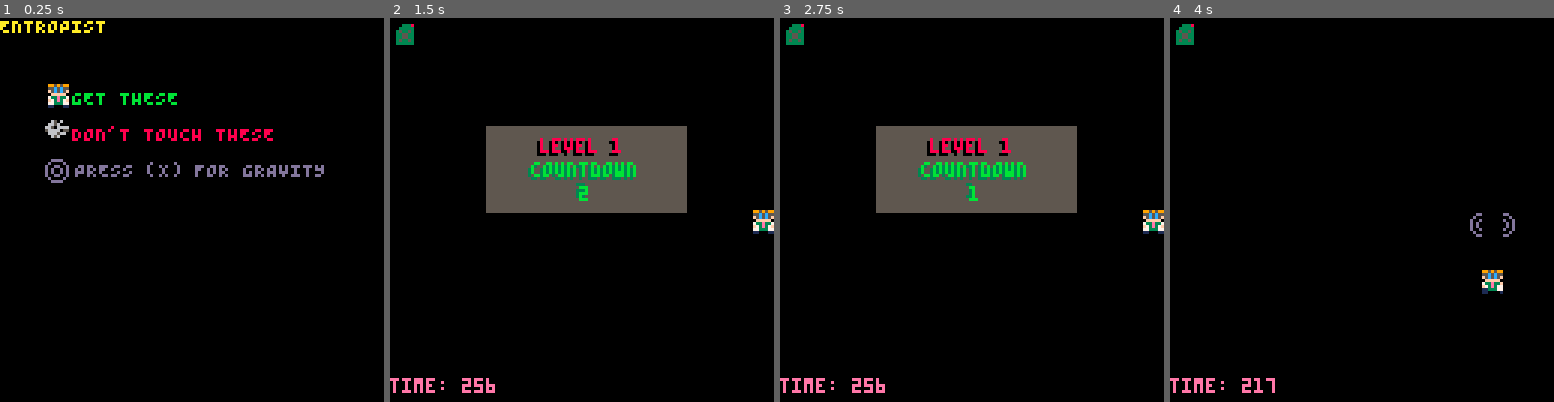
Above: before the commit, frames 1-4 (left to right).
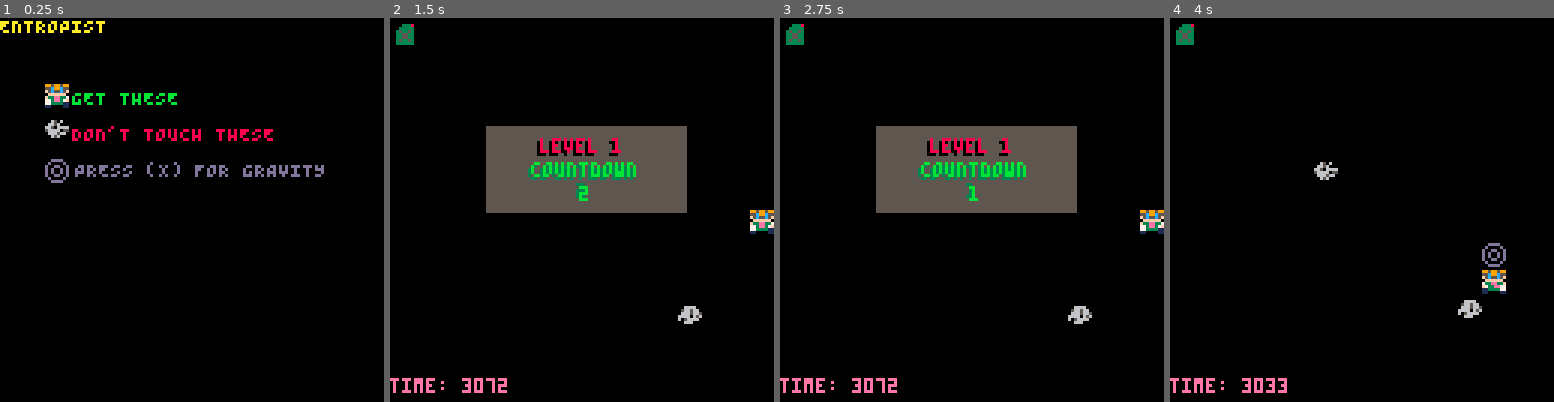
Above: after the commit, the same moments.

Repository: kitasuna/pico8-ttuor
Game: PICO-8 cartridge main.p8
Same seed, same stepped clock (60 frames per second), same inputs: the game is played once before the commit and once after it.
Inputs:
- Up to frame 1 (0.25 s): no input
- Up to frame 2 (1.5 s): tap X (X key) at 0.33, 1.07 s; tap O (Z key) at 0.7 s
- Up to frame 3 (2.75 s): hold Right 1.6-2.1 s; tap O (Z key) at 1.7, 2.1, 2.5 s; tap X (X key) at 1.85 s; hold Up 2.15-2.42 s; hold Right from 2.47 s (still down)
- Up to frame 4 (4 s): tap O (Z key) at 2.9, 3.3, 3.7 s; tap X (X key) at 2.97 s; release Right at 3.03 s; hold Left 3.08-3.58 s; hold Down 3.63-3.97 s

The runs differ from the first frame. In frame 1, 0.2% of the frame differs, in the area x 11-18%, y 17-24%; in frame 2, 0.5%; in frame 3, 0.5%; in frame 4, 1.0%, in the area x 18-90%, y 37-98%.

Commit message:
Update player sprite Gravity appears in front of player Gravity stops obstacles

Diff:
--- a/grav.lua
+++ b/grav.lua
@@ -14,15 +14,26 @@
     end
 
     if (payload.input_mask & (1 << 1)) > 0 then
-      if tmp.active == true or tmp.cooldown == true then
+      if tmp.cooldown == true then
         return
       end
 
       tmp.active = true
-      tmp.pos_x = payload.pos_x
-      tmp.pos_y = payload.pos_y
-      add(tmp.sprites, new_sprite(16, payload.pos_x - 4, payload.pos_y, 4, 8, false, false))
-      add(tmp.sprites, new_sprite(16, payload.pos_x + 3, payload.pos_y, 4, 8, true, false))
+      if payload.facing == 0 then
+        tmp.pos_x = payload.pos_x
+        tmp.pos_y = payload.pos_y - 10
+      elseif payload.facing == 2 then
+        tmp.pos_x = payload.pos_x
+        tmp.pos_y = payload.pos_y + 10
+      elseif payload.facing == 1 then
+        tmp.pos_x = payload.pos_x + 10
+        tmp.pos_y = payload.pos_y
+      else
+        tmp.pos_x = payload.pos_x - 10
+        tmp.pos_y = payload.pos_y
+      end
+
+      add(tmp.sprites, new_sprite(16, tmp.pos_x, tmp.pos_y, 4, 8, false, false))
       -- Display sprite for 30 frames
       add(timers, {
         ttl = 30,
--- a/level.lua
+++ b/level.lua
@@ -2,7 +2,7 @@
   return {
     {
       label="01",
-      time=1<<8,
+      time=12<<8,
       fuels = {
         {pos_x = 1, pos_y = 1},
       },
@@ -10,7 +10,10 @@
         pos_x = 120,
         pos_y = 64,
       },
-      obstacles = {}
+      obstacles = {
+        {pos_x= 48, pos_y = 48},
+        {pos_x= 96, pos_y = 96},
+      }
     },
     {
       label="02",
--- a/main.p8
+++ b/main.p8
@@ -94,7 +94,7 @@
       input_mask = input_mask | (1 << 1)
     end
 
-    qm.ae("BUTTON", { pos_x = player.pos_x, pos_y = player.pos_y, input_mask = input_mask })
+    qm.ae("BUTTON", { pos_x = player.pos_x, pos_y = player.pos_y, input_mask = input_mask,  facing = player.facing })
 
     -- Move stuff around
     player.move(obs_man)
@@ -304,22 +304,22 @@
 end
 
 __gfx__
-0000000000222000000000000995959909959599099595990099999500999995009999950999a9990999a9990999a99900000000000000000000000000000000
-000000000288820002000555055c5c55055c5c55055c5c550055555c0055555c0055555c0599a99505999a95059a999500000000000000000000000000000000
-0070070000222000282052200f5c5c5f0f5c5c5f0f5c5c5f009fff5c009fff5c009fff5c0f99999f0f99999f0f99999f00000000000000000000000000000000
-00077000000200002822222000fffff000fffff000fffff0000777ff000777ff000777ff00fffff000fffff000fffff000000000000000000000000000000000
-0007700000225000282022200733e3370f33e3370733e33f00776733007767330077673307777777067777770777777600000000000000000000000000000000
-0070070002222500020002220f73e37f0773e37f0f73e3770077f773007f777300777f7306777776077777770777777700000000000000000000000000000000
-00000000022225000000000007733377077333110113337700177777007777170017777707777777077777760677777700000000000000000000000000000000
-00000000020005000000000001100011010000110110000100110011010000110100001101100011011000010100001100000000000000000000000000000000
-00dd000000dddd000000000000000000000000000000000000000000000000000000000000000000000000000000000000000000000000000000000000000000
-0d0000000d0000d00003338000000000000000000000000000000000000000000000000000000000000000000000000000000000000000000000000000000000
-d00d0000d00dd00d0033333000000000000000000000000000000000000000000000000000000000000000000000000000000000000000000000000000000000
-d0d00000d0d00d0d0353353000000000000000000000000000000000000000000000000000000000000000000000000000000000000000000000000000000000
-d0d00000000000000335533000000000000000000000000000000000000000000000000000000000000000000000000000000000000000000000000000000000
-d00d0000000000000335533000000000000000000000000000000000000000000000000000000000000000000000000000000000000000000000000000000000
-0d000000000000000353353000000000000000000000000000000000000000000000000000000000000000000000000000000000000000000000000000000000
-00dd0000000000000333333000000000000000000000000000000000000000000000000000000000000000000000000000000000000000000000000000000000
+00000000002220000000000099599599995995999959959909999559099995590999955999999999999999999999999900000000000000000000000000000000
+00000000028882000200055555c99c5555c99c5555c99c5555555cc955555cc955555cc959999995599999955999999500000000000000000000000000000000
+007007000022200028205220f5c55c5ff5c55c5ff5c55c5f9fff5cc09fff5cc09fff5cc0f999999ff999999ff999999f00000000000000000000000000000000
+0007700000020000282222200ffffff00ffffff00ffffff00777fff00777fff00777fff00ffffff00ffffff00ffffff000000000000000000000000000000000
+000770000022500028202220f33ee337f33ee337733ee33f77673e3077673e30776733e077766777677677777777677600000000000000000000000000000000
+007007000222250002000222773ee37f77ee337ff733ee7777f773e07f7773e0777f7e3067766776777767766776777700000000000000000000000000000000
+00000000022225000000000077333311773333111133337717777730777777111177773077766777111776777767711100000000000000000000000000000000
+00000000020005000000000011000011110000111100001111001111111011111110111111100111111001111110011100000000000000000000000000000000
+00dddd0000dddd000000000000000000000000000000000000000000000000000000000000000000000000000000000000000000000000000000000000000000
+0d0000d00d0000d00003338000000000000000000000000000000000000000000000000000000000000000000000000000000000000000000000000000000000
+d00dd00dd00dd00d0033333000000000000000000000000000000000000000000000000000000000000000000000000000000000000000000000000000000000
+d0d00d0dd0d00d0d0353353000000000000000000000000000000000000000000000000000000000000000000000000000000000000000000000000000000000
+d0d00d0dd0d00d0d0335533000000000000000000000000000000000000000000000000000000000000000000000000000000000000000000000000000000000
+d00dd00dd00dd00d0335533000000000000000000000000000000000000000000000000000000000000000000000000000000000000000000000000000000000
+0d0000d00d0000d00353353000000000000000000000000000000000000000000000000000000000000000000000000000000000000000000000000000000000
+00dddd0000dddd000333333000000000000000000000000000000000000000000000000000000000000000000000000000000000000000000000000000000000
 00650600006666000000000000000000000000000000000000000000000000000000000000000000000000000000000000000000000000000000000000000000
 06656000056656600000000000000000000000000000000000000000000000000000000000000000000000000000000000000000000000000000000000000000
 66506666066656650000000000000000000000000000000000000000000000000000000000000000000000000000000000000000000000000000000000000000
--- a/obstacle.lua
+++ b/obstacle.lua
@@ -46,7 +46,10 @@
       local dist_y_component = -(dist_y / gdistance)
       local G = 2.0
       local mass = 3.0
-      if gdistance < 48 then
+      if gdistance < 2 then
+        obs.vel_x = 0
+        obs.vel_y = 0
+      elseif gdistance < 48 then
         obs.vel_x += dist_x_component * (G*mass) / (gdistance * gdistance)
         if obs.vel_x > MAX_VEL then obs.vel_x = MAX_VEL end
         if obs.vel_x < -MAX_VEL then obs.vel_x = -MAX_VEL end
--- a/player.lua
+++ b/player.lua
@@ -21,10 +21,11 @@
   player.frame_base = 3
   player.frame_offset = 0
   player.frame_step = 0
+  player.facing = 2 -- 0: up, 1: right, 2: down, 3: left
 
   player.handle_obs_collision = function(name, payload)
     -- ignore if player is invincible
-    if payload.player.invincible then
+    if true or payload.player.invincible then
       return
     end
     player.pos_x = 64
@@ -40,20 +41,28 @@
   end
 
   player.handle_button = function(name, payload)
+      -- Up
       if payload.input_mask & (1 << 5) > 0 and abs(player.vel_y) < velocity_max then
         player.vel_y -= velocity_step_up
+        player.facing = 0
+      -- Down
       elseif payload.input_mask & (1 << 4) > 0 and abs(player.vel_y) < velocity_max then
         player.vel_y += velocity_step_up
+        player.facing = 2
       elseif player.vel_y > 0 then
         player.vel_y -= velocity_step_down
       elseif player.vel_y < 0 then
         player.vel_y += velocity_step_down
       end
 
+      -- Left
       if payload.input_mask & (1 << 3) > 0 and abs(player.vel_x) < velocity_max then
         player.vel_x -= velocity_step_up
+        player.facing = 3
+      -- Right
       elseif payload.input_mask & (1 << 2) > 0 and abs(player.vel_x) < velocity_max then
         player.vel_x += velocity_step_up
+        player.facing = 1
       elseif player.vel_x > 0 then
         player.vel_x -= velocity_step_down
       elseif player.vel_x < 0 then
@@ -82,7 +91,6 @@
           end
         end
       end
-      -- printh("Player: " ..player.base_sprite)
   end
 
   player.draw = function()
